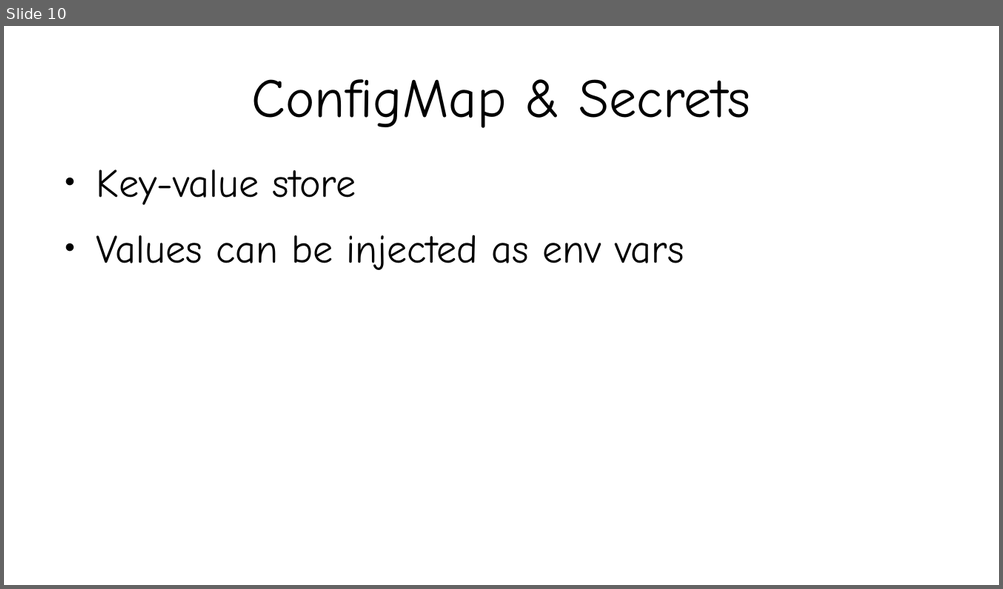
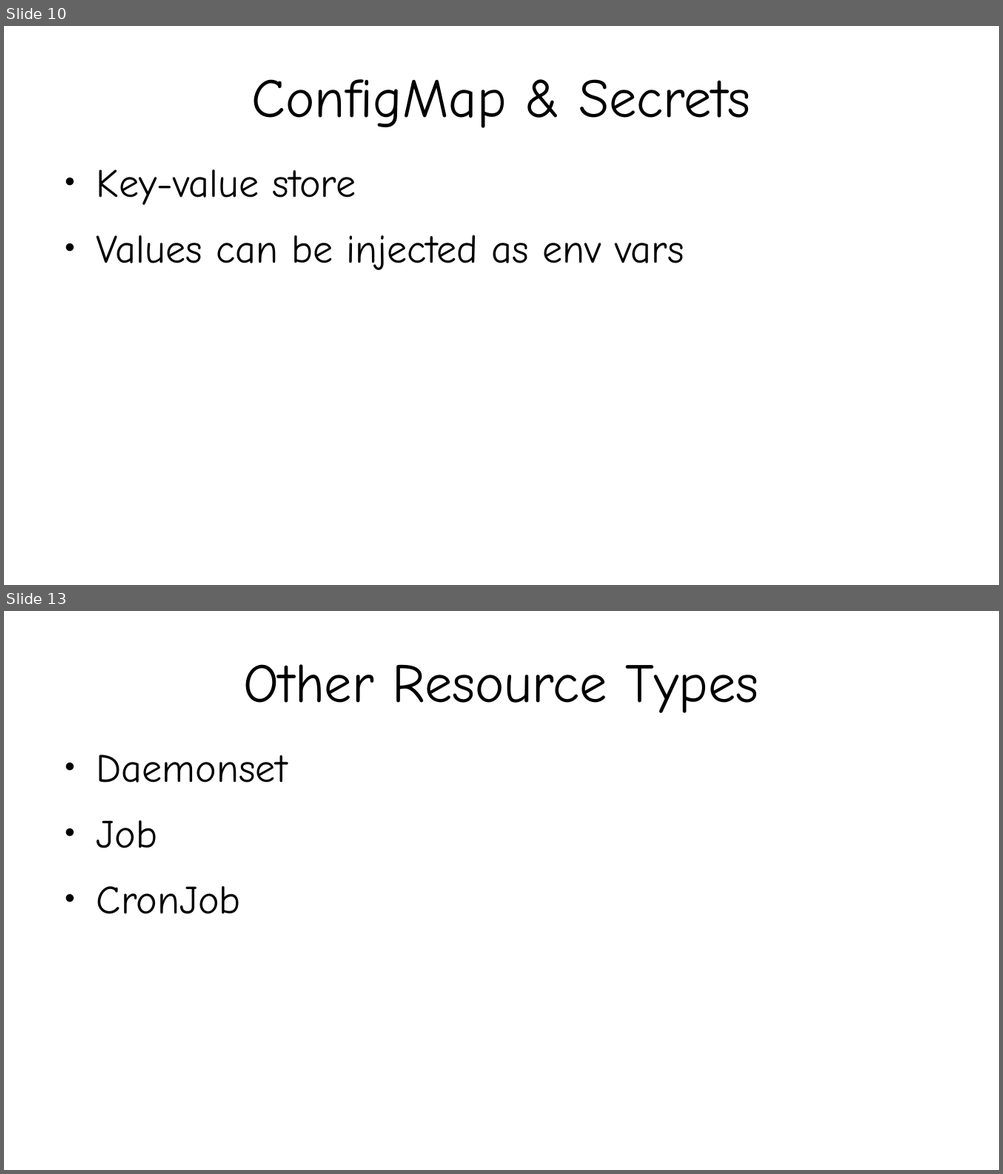
Before and after one commit to kislaykishore/microservices, a slide deck: Kubernetes.odp. Shown one above the other, each under a label of ours: slide 10 before the commit, slides 10 and 13 after it; the slides between them are not shown. The pictures are 1003x589 and 1003x1174 pixels, drawn with LibreOffice and Linux fonts; fonts in the diff are those of the drawing. Boxes give left, top, right and bottom in pixels: in the first picture for what was removed or moved away, otherwise in the second. Text is boxed around its words. In the diff, an @@ line names an element or a change of style, - is before the commit and + after.

```diff
--- a/Kubernetes.odp
+++ b/Kubernetes.odp
@@ slide 13 added at box(4, 611, 999, 1170), background #FFFFFF @@
@@ title added at box(244, 664, 758, 713), 44 pt, text #000000 @@
+Other Resource Types
@@ text added at box(96, 755, 287, 914), 32 pt, text #000000 @@
+● Daemonset
+● Job
+● CronJob
```
Also in this commit, not shown: 1 slide changed, 4 other slides added, 5 slides removed.
